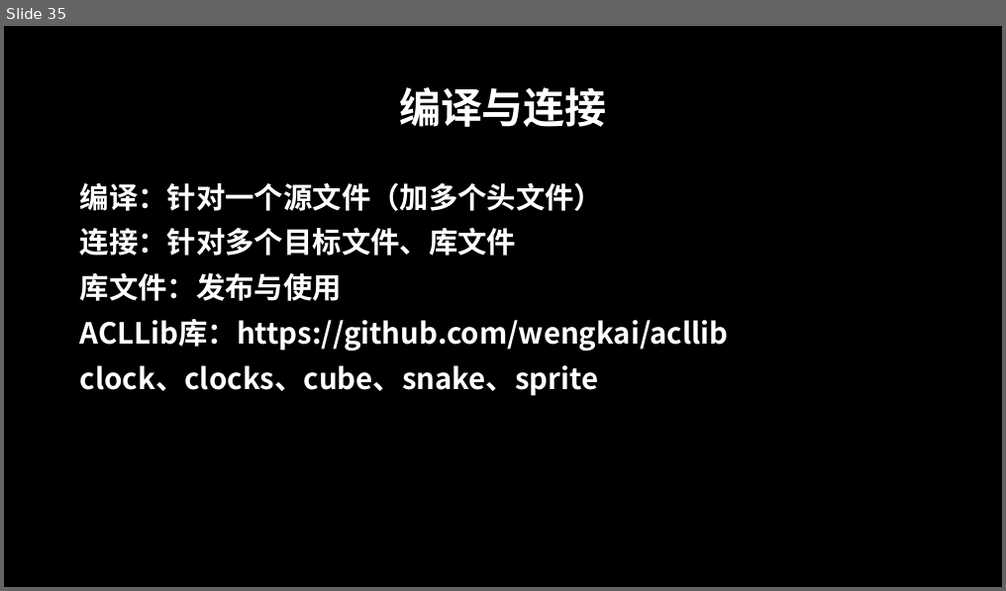
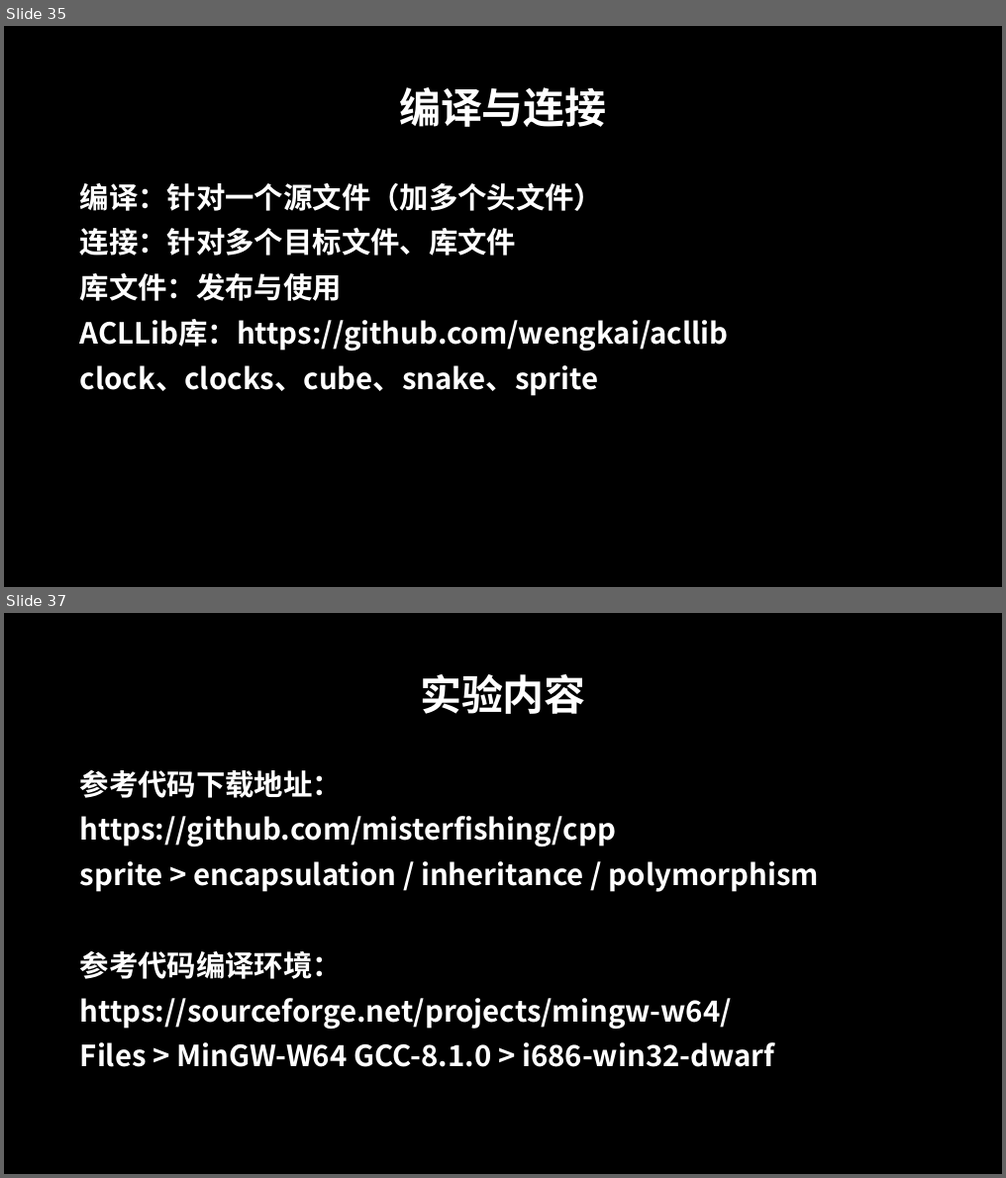
Before and after one commit to MisterFishing/cpp, a slide deck: index.pptx. Shown one above the other, each under a label of ours: slide 35 before the commit, slides 35 and 37 after it; the slides between them are not shown. The pictures are 1006x591 and 1006x1178 pixels, drawn with LibreOffice and Linux fonts; fonts in the diff are those of the drawing; background and template pictures are left out. Boxes give left, top, right and bottom in pixels: in the first picture for what was removed or moved away, otherwise in the second. Text is boxed around its words. In the diff, an @@ line names an element or a change of style, - is before the commit and + after.

```diff
--- a/index.pptx
+++ b/index.pptx
@@ slide 37 added at box(4, 613, 1002, 1174), background picture (left out) @@
@@ title added at box(420, 674, 586, 714), 40 pt, text #FFFFFF, bold @@
+实验内容
@@ text added at box(80, 770, 819, 1067), 28 pt, text #FFFFFF, bold @@
+参考代码下载地址：
+https://github.com/misterfishing/cpp
+sprite > encapsulation / inheritance / polymorphism
+参考代码编译环境：
+https://sourceforge.net/projects/mingw-w64/
+Files > MinGW-W64 GCC-8.1.0 > i686-win32-dwarf
```
Also in this commit, not shown: 2 other slides added, 19 other files.
